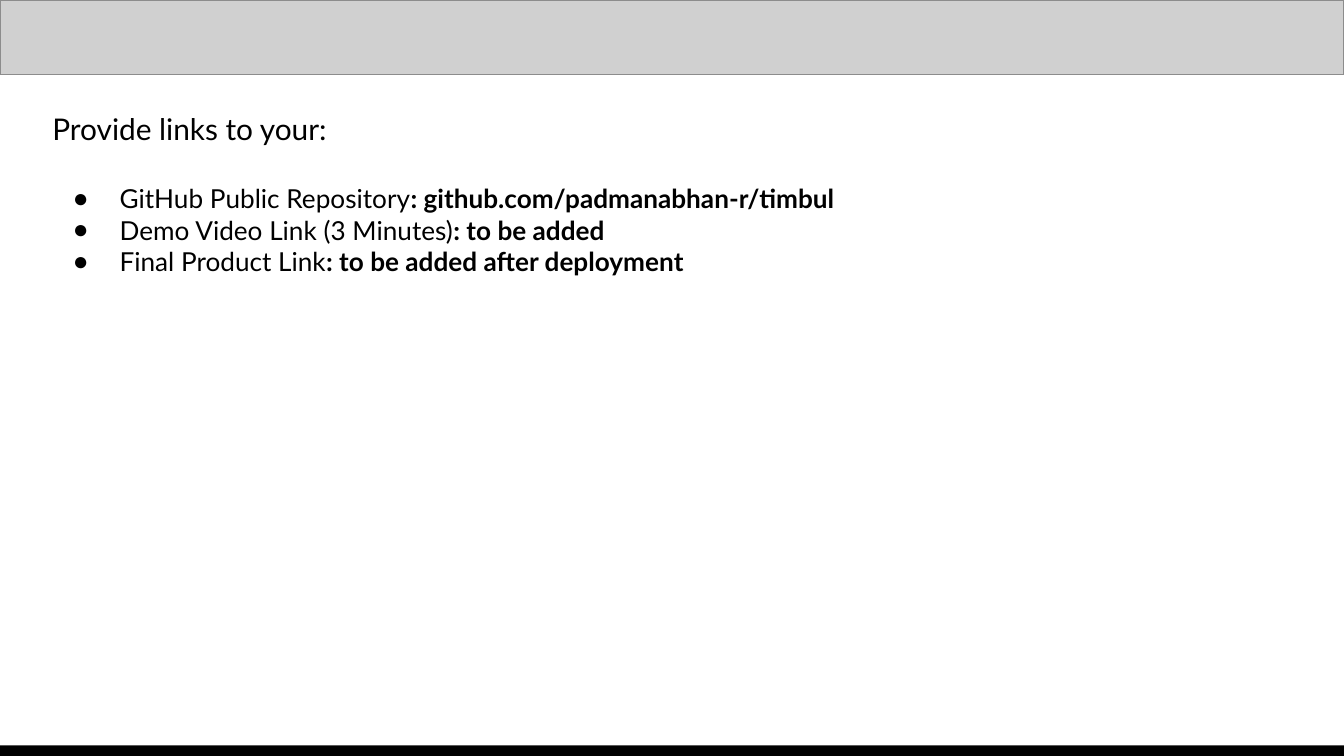
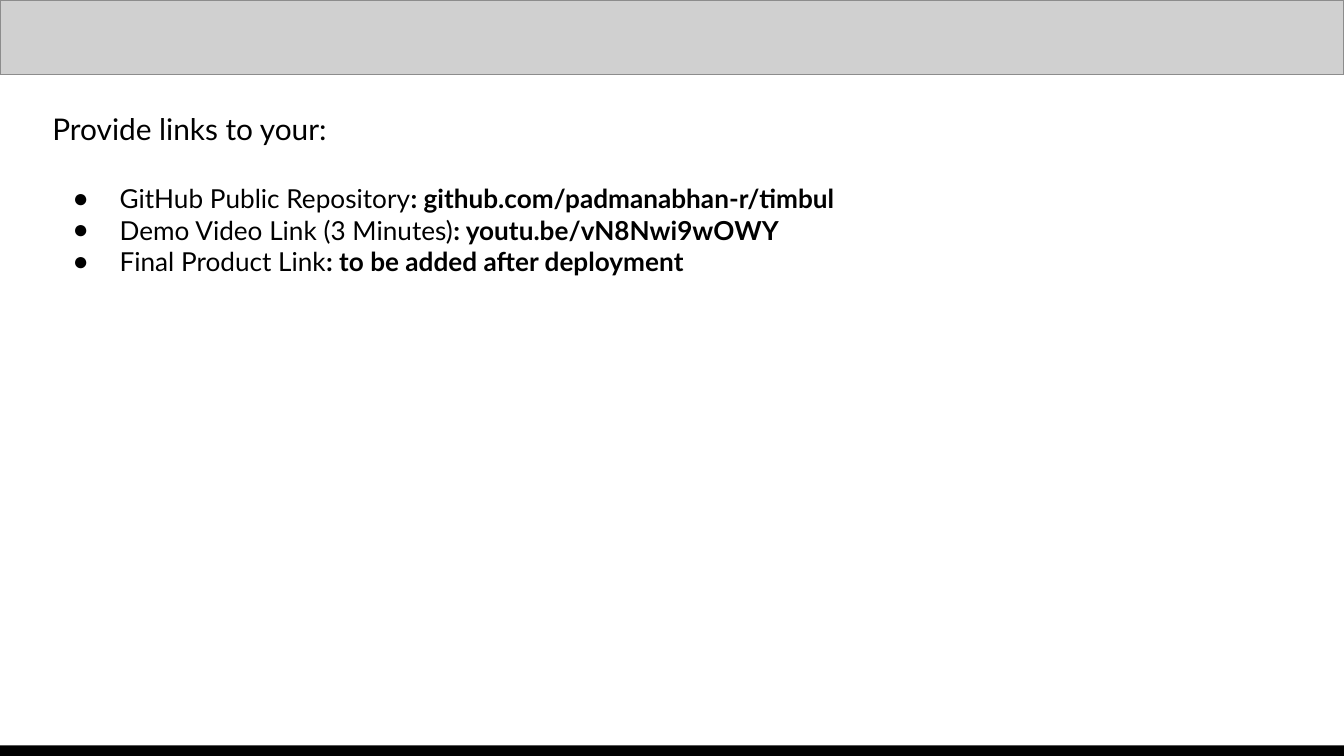
Before and after one commit to padmanabhan-r/timbul, a slide deck: slide 13 of deck/work/Timbul - AI Builder Cup.pptx. Drawn at 1344x756 pixels with LibreOffice and Linux fonts; fonts in the diff are those of the drawing; grey boxes stand for pictures. Boxes give left, top, right and bottom in pixels: in the first picture for what was removed or moved away, otherwise in the second. Text is boxed around its words. In the diff, an @@ line names an element or a change of style, - is before the commit and + after.

Commit message:
Add the demo video link to the deck, README and submission text

```diff
--- a/deck/work/Timbul - AI Builder Cup.pptx
+++ b/deck/work/Timbul - AI Builder Cup.pptx
@@ text at (120,220,779,244): text changed @@
-● Demo Video Link (3 Minutes): to be added
+● Demo Video Link (3 Minutes): youtu.be/vN8Nwi9wOWY
```
Also in this commit, not shown: 3 other files.
